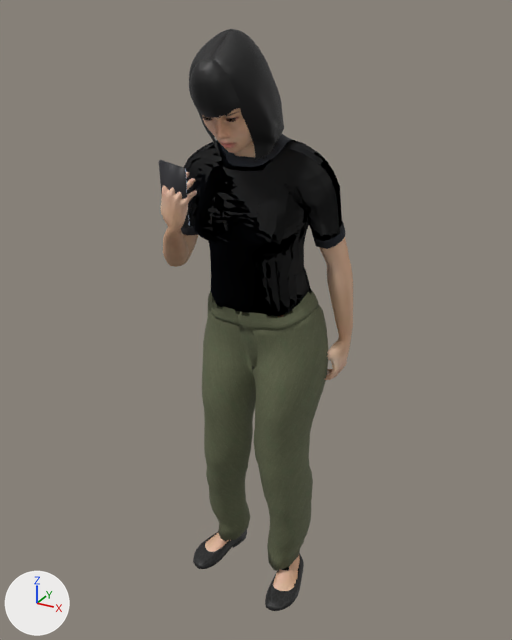
One commit to the glTF model assets/props/people-lin-stand-phone.glb: the scene before it, then after it.
Before and after are seen from a 50 mm camera at (0.804, -1.41, 0.568) aimed at (-0.003, 0.059, -0.166). The lights are fixed; the arrows at lower left show +X, +Y and +Z. The picture after the commit comes second. Vertices at exactly the same position are counted once.

In view in the first picture: 'people-lin-stand-phone'.
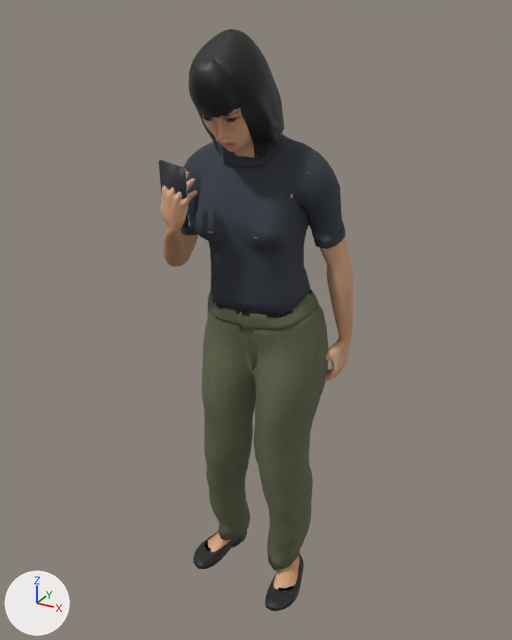
The change, as a list of edits to the scene's bpy script:
```text
Change mat_human_toigo_basic_tucked_t_shirt:
    remove n3 = _N.new('ShaderNodeNormalMap'); n3.name = 'Normal Map'
    remove n3.uv_map = 'UVMap'
    remove n4 = _N.new('ShaderNodeTexImage'); n4.name = 'Image Texture.001'
    remove n4.image = img_t_shirt_basic_bump
    where n0 = _N.new('ShaderNodeBsdfPrincipled'); n0.name = 'Principled BSDF'
    remove _L.new(n3.outputs[0], n0.inputs[5])  # 'Normal' to 'Normal'
    remove _L.new(n4.outputs[0], n3.inputs[1])  # 'Color' to 'Color'
Change me_base_001:
    used by ob_people_lin_stand_phone; location = (0.0, 0.0, 0.0)
    remove me_base_001.from_pydata(...)  # 25364 vertices, 48421 faces; spans x -0.23..0.23, y -0.16..0.21, z -1.0..0.53
    add me_base_001.from_pydata(...)  # 25973 vertices, 49844 faces; spans x -0.23..0.23, y -0.16..0.21, z -1.0..0.53
    me_base_001 part 1: 1898 vertices moved within x -0.22..0.22, y -0.15..0.19, z -1.0..0.52; 683 vertices removed from x -0.2..0.21, y -0.15..0.19, z -1.0..0.53; 1298 vertices added at x -0.22..0.22, y -0.16..0.19, z -1.0..0.52
    other edits to the shape of me_base_001 do not show in these pictures
```

Changed parts and their boxes (x1, y1, x2, y2) in the pictures (512 x 640 px; the box of a moved part takes in the faces that stretch with it):
'people-lin-stand-phone', surface changed, reshaped (lighter): (159, 29, 353, 611) in both
part 1 of me_base_001, moved or reshaped: before (162, 30, 348, 611); after (159, 30, 348, 611)
